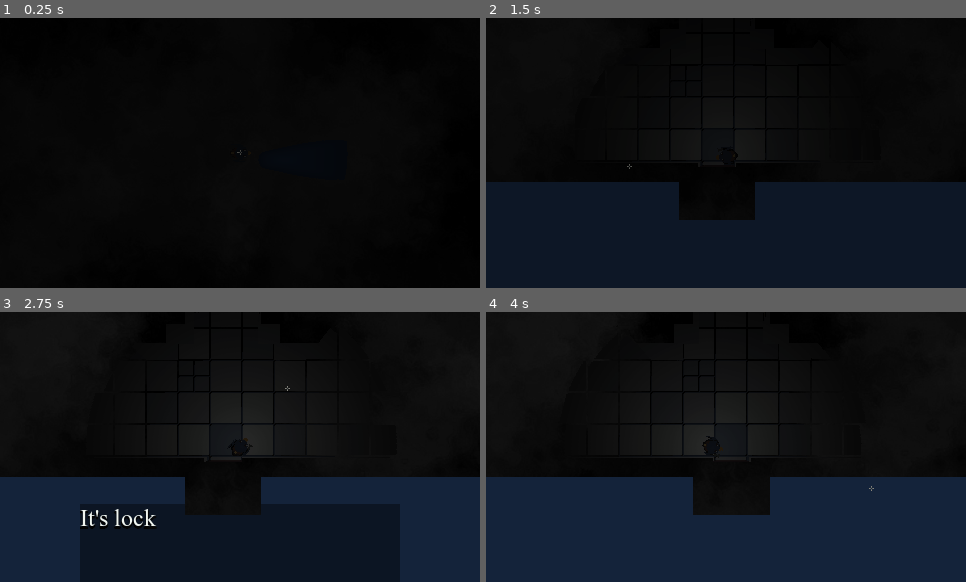
Above: before the commit, frames 1-4 (two rows, left to right).
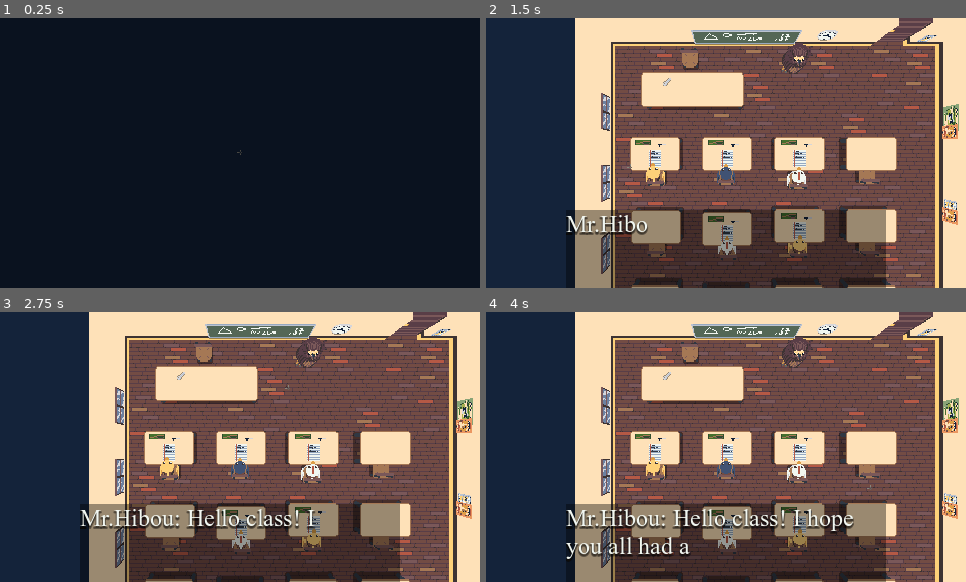
Above: after the commit, the same moments.

Repository: Jul1nk/School-Days-2
Game: Godot game, scene res://scenes/levels/game_world.tscn
The game is run twice, just before and just after one commit, with the same random seed, the same clock (stepped at 60 frames per second) and the same inputs.
Inputs (mouse positions are in pixels of both pictures, inside the frame that each line leads up to):
- Up to frame 1 (0.25 s): no input
- Up to frame 2 (1.5 s): move the mouse to (831, 139) at 0.52 s; hold D (right) 0.53-1.28 s; tap E (action) at 0.6 s; move the mouse to (630, 166) at 1.27 s; hold S (down) from 1.28 s (still down); tap F (flashlight) at 1.35 s
- Up to frame 3 (2.75 s): move the mouse to (288, 387) at 2.02 s; release S (down) at 2.03 s; hold D (right) from 2.03 s (still down); tap E (action) at 2.1 s
- Up to frame 4 (4 s): move the mouse to (702, 501) at 2.77 s; release D (right) at 2.78 s; hold W (up) 2.78-3.53 s; tap F (flashlight) at 2.85 s; move the mouse to (870, 487) at 3.52 s; hold A (left) from 3.53 s (still down); tap E (action) at 3.6 s

The runs differ from the first frame. In frame 1, 56% of the frame differs, in the area x 0-100%, y 0-100%; in frame 2, 92%; in frame 3, 92%; in frame 4, 93%.

Commit message:
Credit fix

Diff:
--- a/scenes/levels/toilets.tscn
+++ b/scenes/levels/toilets.tscn
@@ -16,6 +16,7 @@
 [ext_resource type="Texture2D" uid="uid://yt24wya1sop2" path="res://assets/vfx/items/key.png" id="9_gsnrf"]
 [ext_resource type="PackedScene" uid="uid://dvkqujajglqg0" path="res://scenes/interactible.tscn" id="11_ogup5"]
 [ext_resource type="Texture2D" uid="uid://bkc76mh7qvcfu" path="res://assets/vfx/misc/mouse_cursor_invis.png" id="12_25nsd"]
+[ext_resource type="Texture2D" uid="uid://bv7wsj03lcb4b" path="res://assets/vfx/misc/blood.png" id="13_ehxd3"]
 
 [node name="toilets" type="Node2D"]
 
@@ -238,6 +239,13 @@
 layer_distance = 0.0
 sprite_texture = ExtResource("12_25nsd")
 
+[node name="object_instance" parent="CanvasLayer_Entities" instance=ExtResource("1_ma2k5")]
+position = Vector2(-259, -929)
+rotation = 0.261799
+nb_frames = 1
+layer_distance = 0.0
+sprite_texture = ExtResource("13_ehxd3")
+
 [node name="CanvasLayer_Floor" type="CanvasLayer" parent="."]
 layer = 0
 follow_viewport_enabled = true
--- a/scripts/credits.gd
+++ b/scripts/credits.gd
@@ -8,4 +8,4 @@
 	$AnimationPlayer.play("credits")
 
 func finish():
-	get_tree().change_scene_to_file("res://scenes/credits.tscn")
+	get_tree().quit()
--- a/scripts/game_world.gd
+++ b/scripts/game_world.gd
@@ -49,17 +49,17 @@
 func _ready():
 	dialog_timer.connect("timeout", _dialog_continue)
 
-	_change_level(Global.lvl_path_office, 1)
+	_change_level(Global.lvl_path_classroom1_intro, 0)
 
-	#player._hide()
-	#
-	#await animplay_transition.animation_finished
-	#await animplay_transition.animation_finished
-	#
-	#if current_level_path == Global.lvl_path_classroom1_intro or current_level_path == Global.lvl_path_classroom1_intro_glitched:
-		#for i in range(dialog_intro.size()):
-			#_dialog(dialog_intro[i])
-			#await dialog_finished
+	player._hide()
+
+	await animplay_transition.animation_finished
+	await animplay_transition.animation_finished
+
+	if current_level_path == Global.lvl_path_classroom1_intro or current_level_path == Global.lvl_path_classroom1_intro_glitched:
+		for i in range(dialog_intro.size()):
+			_dialog(dialog_intro[i])
+			await dialog_finished
 
 
 
@@ -171,4 +171,4 @@
 	if current_level_path == Global.lvl_path_end:
 		_dialog("Mr.Hibou: Hi Tweek...")
 		await dialog_finished
-		get_tree().quit()
+		get_tree().change_scene_to_file("res://scenes/credits.tscn")
Binary file added: assets/vfx/misc/blood.png
Not shown, added: assets/vfx/misc/blood.png.import
Not shown: 1 places in scenes/levels/toilets.tscn that only renumber resources
